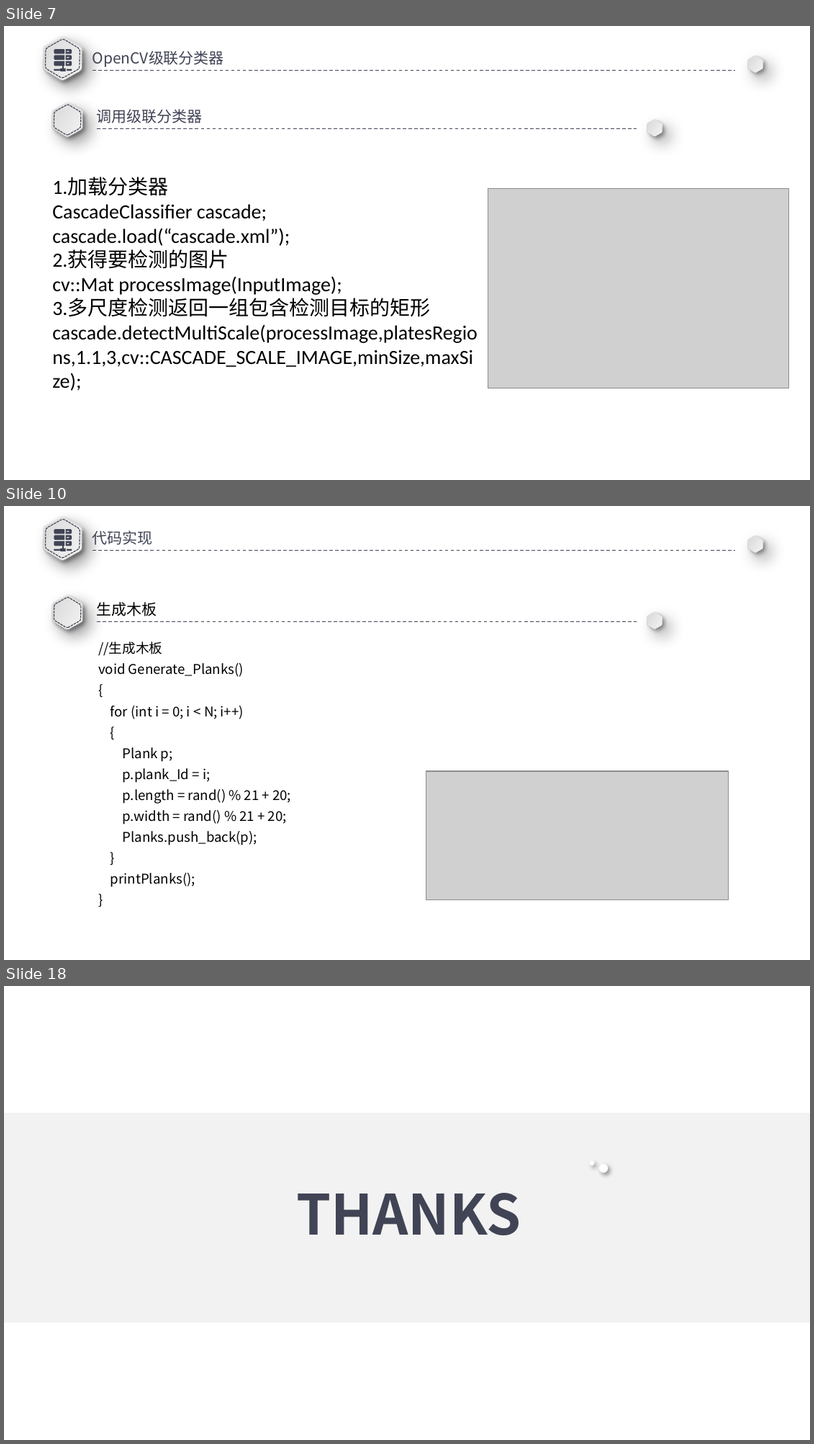
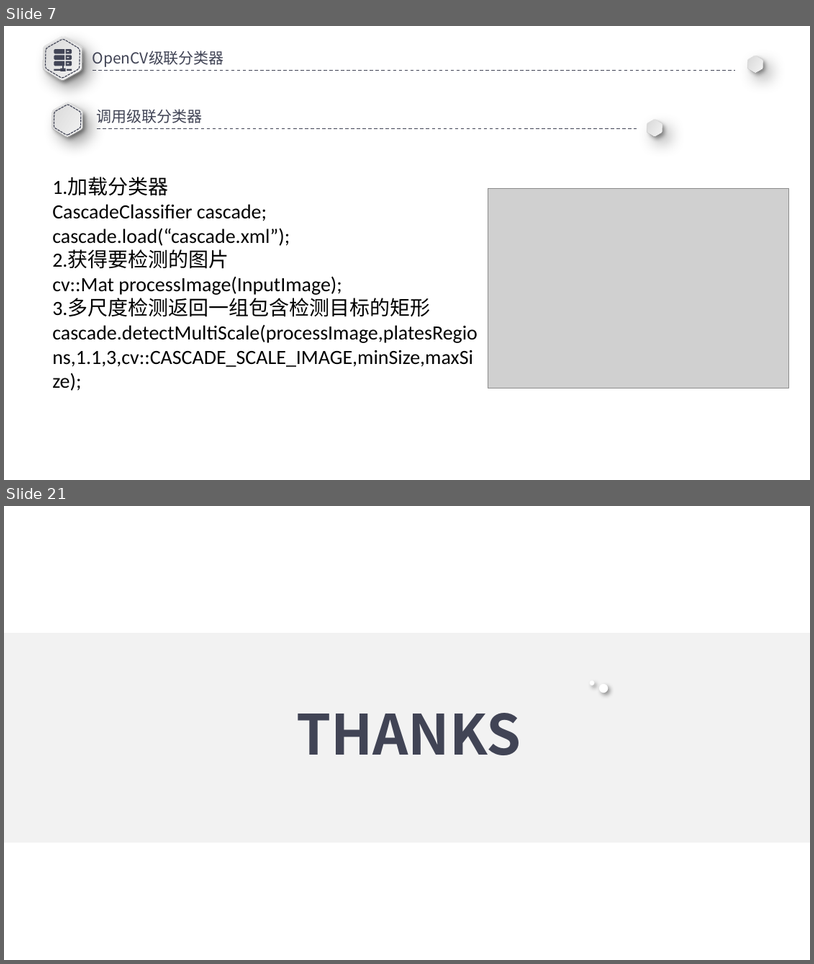
Before and after one commit to A7yanG/GA_Plank, a slide deck: 车牌.pptx. Shown one above the other, each under a label of ours: slides 7, 10 and 18 before the commit, slides 7 and 21 after it; the slides between them are not shown. The pictures are 814x1444 and 814x964 pixels, drawn with LibreOffice and Linux fonts; fonts in the diff are those of the drawing; grey boxes stand for pictures. Boxes give left, top, right and bottom in pixels: in the first picture for what was removed or moved away, otherwise in the second. Text is boxed around its words. In the diff, an @@ line names an element or a change of style, - is before the commit and + after.

```diff
--- a/车牌.pptx
+++ b/车牌.pptx
@@ slide 10 removed at bbox=[4, 506, 810, 960], background #FFFFFF @@
@@ freeform shape removed at bbox=[33, 510, 92, 568] @@
@@ freeform shape removed at bbox=[35, 512, 90, 566] @@
@@ freeform shape removed at bbox=[37, 514, 88, 564] @@
@@ freeform shape removed at bbox=[54, 529, 72, 551] @@
@@ text removed at bbox=[93, 530, 153, 545] @@
-  代码实现
@@ freeform shape removed at bbox=[745, 533, 767, 555] @@
@@ freeform shape removed at bbox=[745, 533, 766, 554] @@
@@ line removed from (93, 551) to (736, 551) @@
@@ freeform shape removed at bbox=[44, 590, 90, 636] @@
@@ freeform shape removed at bbox=[46, 592, 90, 634] @@
@@ freeform shape removed at bbox=[48, 593, 87, 631] @@
@@ text removed at bbox=[97, 602, 157, 616] @@
-  生成木板
@@ freeform shape removed at bbox=[644, 610, 666, 632] @@
@@ freeform shape removed at bbox=[644, 610, 666, 631] @@
@@ line removed from (97, 621) to (637, 621) @@
@@ text removed at bbox=[98, 641, 291, 887] @@
-//生成木板
-void Generate_Planks()
-{
-for (int i = 0; i < N; i++)
-{
-Plank p;
-p.plank_Id = i;
-p.length = rand() % 21 + 20;
-p.width = rand() % 21 + 20;
-Planks.push_back(p);
-}
-printPlanks();
-}
@@ picture removed at bbox=[427, 771, 729, 900] @@
@@ what was slide 18 is now slide 21 @@
```
Also in this commit, not shown: 1 slide changed, 12 slides added, 8 other slides removed, 1 other file.
